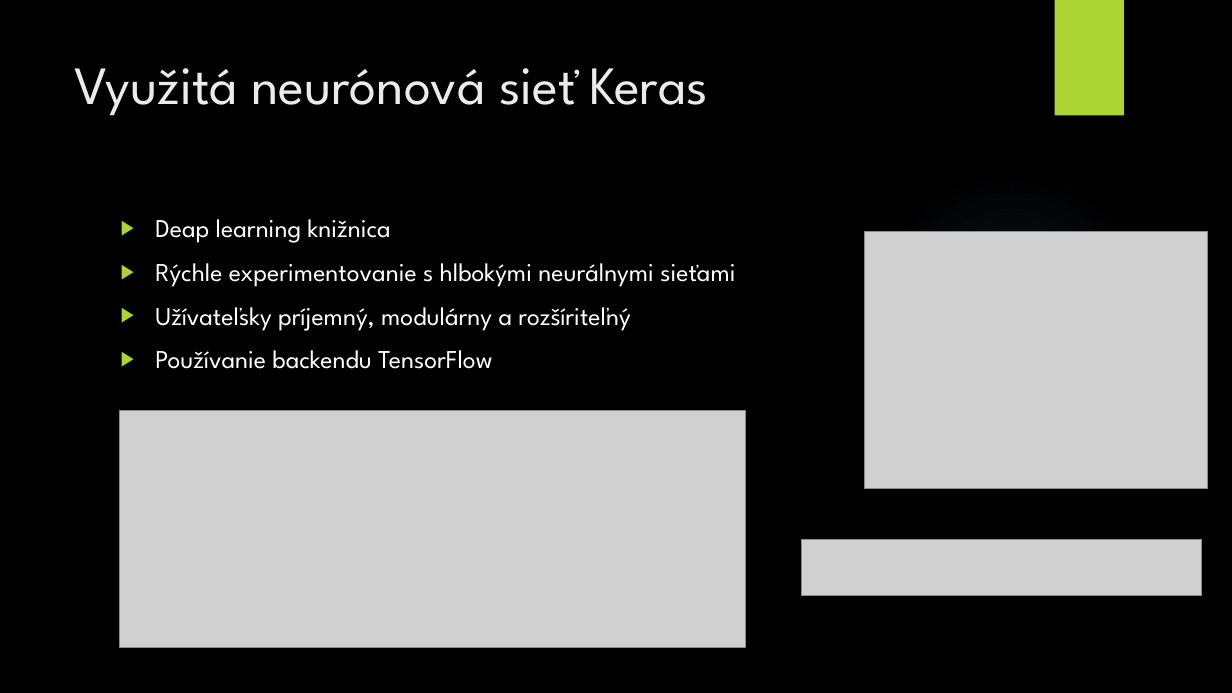
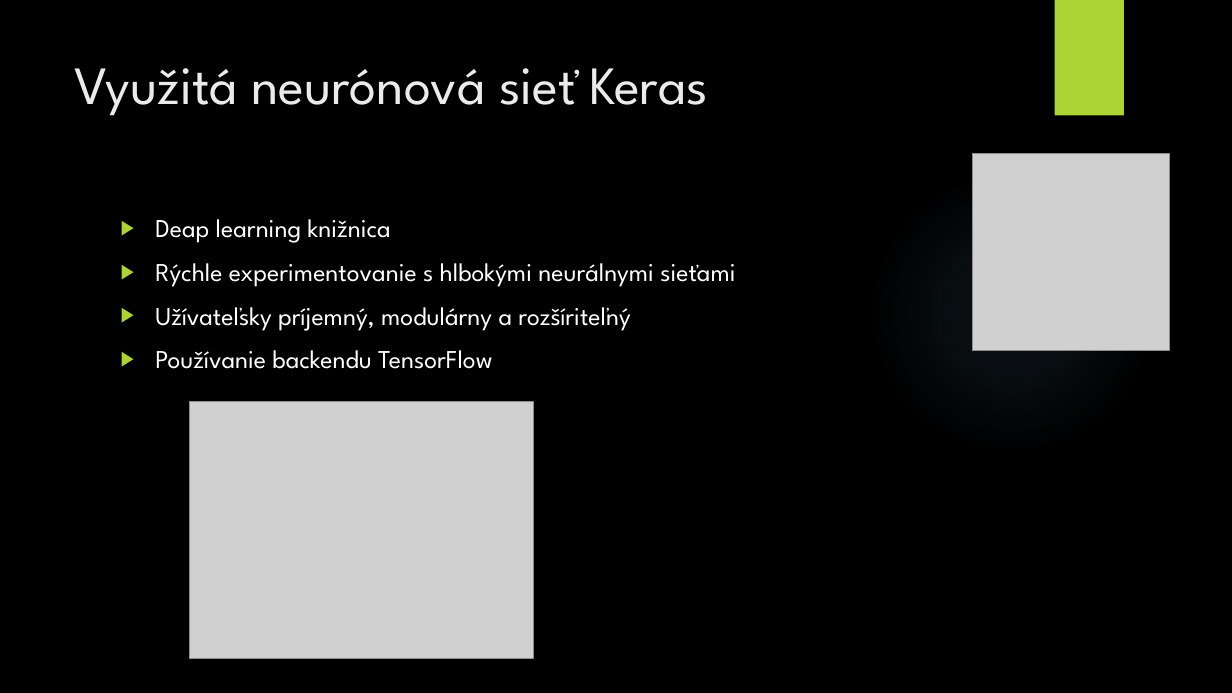
Before and after one commit to galis30/Galko_NS2020, a slide deck: slide 6 of prezentacia.pptx. Drawn at 1232x693 pixels with LibreOffice and Linux fonts; fonts in the diff are those of the drawing; grey boxes stand for pictures; background and template pictures are left out. Boxes give left, top, right and bottom in pixels: in the first picture for what was removed or moved away, otherwise in the second. Text is boxed around its words. In the diff, an @@ line names an element or a change of style, - is before the commit and + after.

```diff
--- a/prezentacia.pptx
+++ b/prezentacia.pptx
@@ picture added at [972, 153, 1169, 350] @@
@@ picture removed at [119, 410, 745, 647] @@
@@ picture: place and size @@
-picture at [864, 231, 1208, 488]
+picture at [189, 402, 533, 659]
@@ picture removed at [801, 539, 1202, 595] @@
```
Also in this commit, not shown: 2 other slides changed, 1 slide added.
